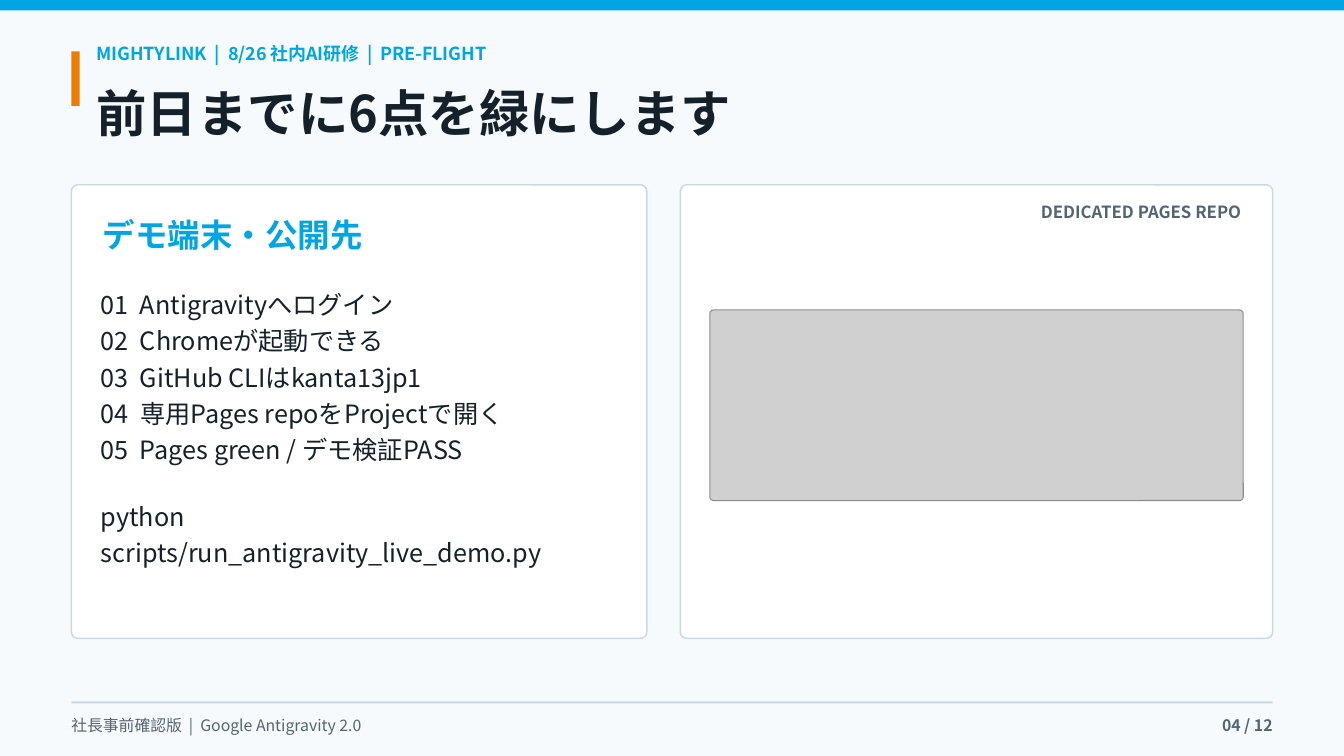
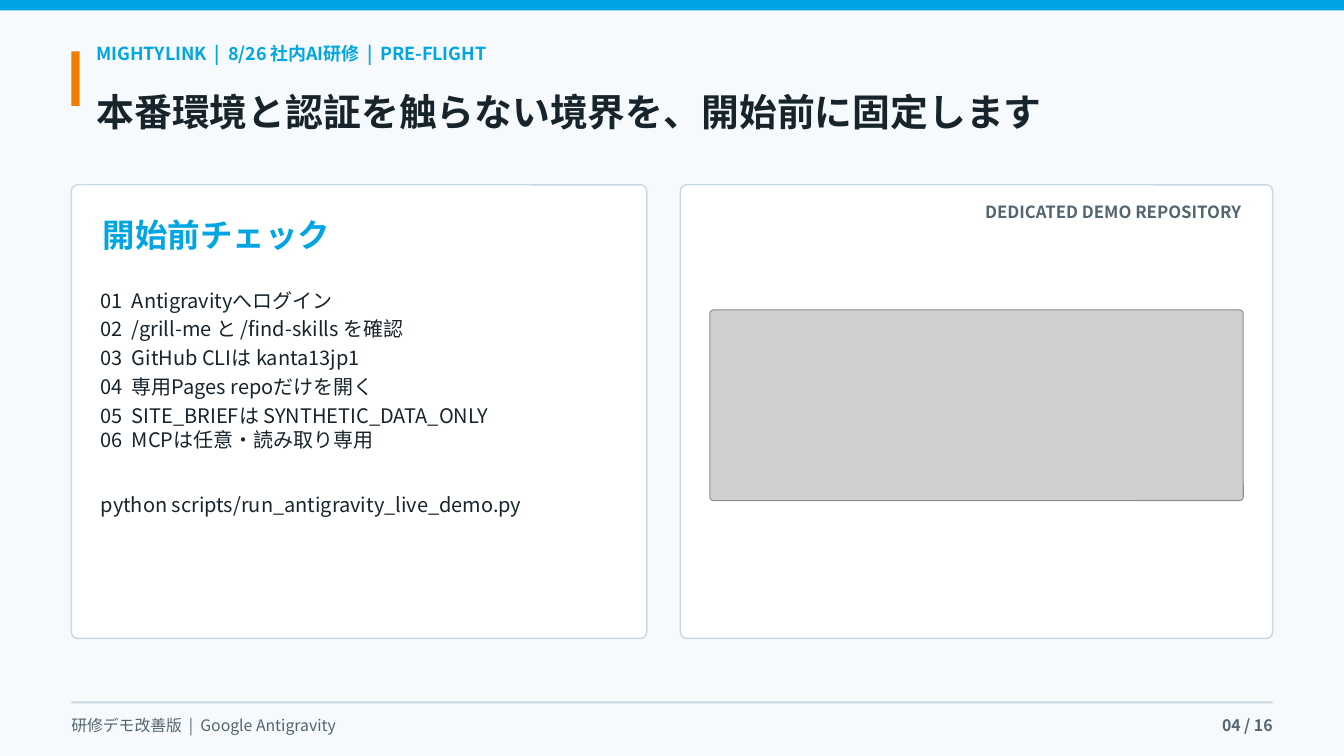
Before and after one commit to kanta13jp1/mighty-link-ai-connect, a slide deck: slide 4 of exports/mighty_skill_bridge_antigravity_user_guide_2026.pptx. Drawn at 1344x756 pixels with LibreOffice and Linux fonts; fonts in the diff are those of the drawing; grey boxes stand for pictures; background and template pictures are left out. Boxes give left, top, right and bottom in pixels: in the first picture for what was removed or moved away, otherwise in the second. Text is boxed around its words. In the diff, an @@ line names an element or a change of style, - is before the commit and + after.

Commit message:
feat: expand Antigravity workshop with skills workflow

```diff
--- a/exports/mighty_skill_bridge_antigravity_user_guide_2026.pptx
+++ b/exports/mighty_skill_bridge_antigravity_user_guide_2026.pptx
@@ text at box(97, 93, 1042, 130): text changed; size 36 to 27 pt; text colour #14212B to #17242B @@
-前日までに6点を緑にします
+本番環境と認証を触らない境界を、開始前に固定します
@@ text in rounded rectangle at box(985, 205, 1241, 218): text changed @@
-DEDICATED PAGES REPO
+DEDICATED DEMO REPOSITORY
@@ text in rounded rectangle at box(103, 219, 331, 250): text changed @@
-デモ端末・公開先
+開始前チェック
@@ text at box(101, 291, 522, 517): size 18 to 14.2 pt, text colour #14212B to #17242B in "01 Antigravityへログイン", "python scripts/run_antigravity_live_demo.py" @@
@@ text at box(101, 319, 489, 449): text changed; size 18 to 14.2 pt; text colour #14212B to #17242B @@
-02 Chromeが起動できる
-03 GitHub CLIはkanta13jp1
-04 専用Pages repoをProjectで開く
-05 Pages green / デモ検証PASS
+02 /grill-me と /find-skills を確認
+03 GitHub CLIは kanta13jp1
+04 専用Pages repoだけを開く
+05 SITE_BRIEFは SYNTHETIC_DATA_ONLY
+06 MCPは任意・読み取り専用
@@ text at box(71, 717, 336, 735): text changed @@
-社長事前確認版 | Google Antigravity 2.0
+研修デモ改善版 | Google Antigravity
@@ text at box(1222, 719, 1273, 731): text changed @@
-04 / 12
+04 / 16
```
Also in this commit, not shown: 9 other slides changed, 6 slides added, 2 slides removed, 23 other files.
